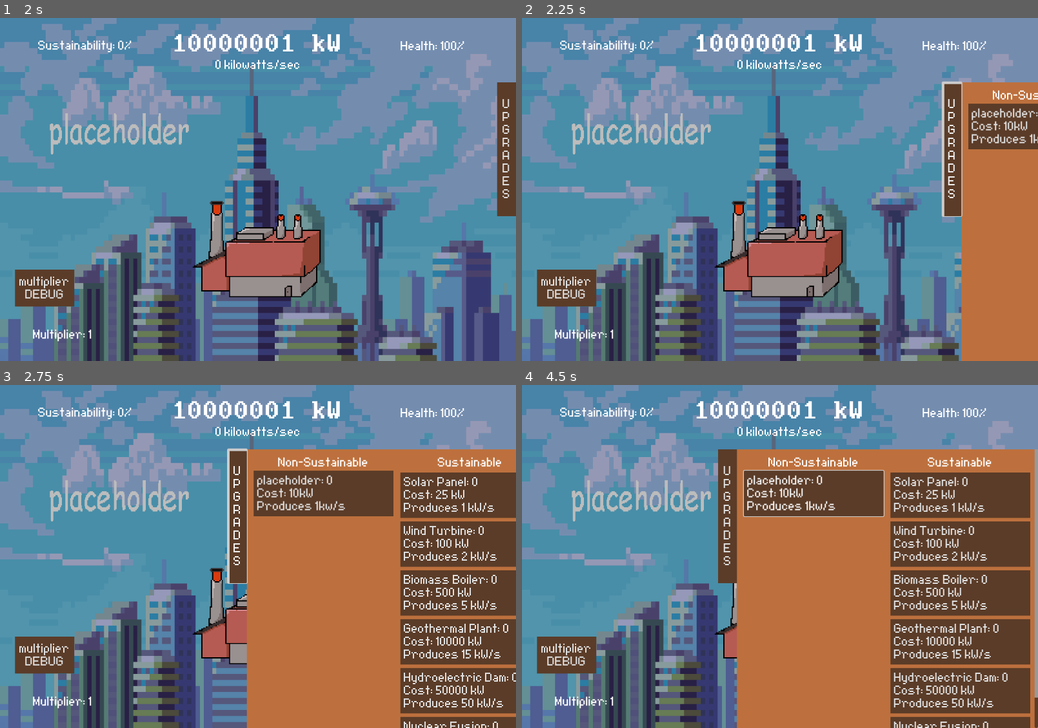
Above: before the commit, frames 1-4 (two rows, left to right).
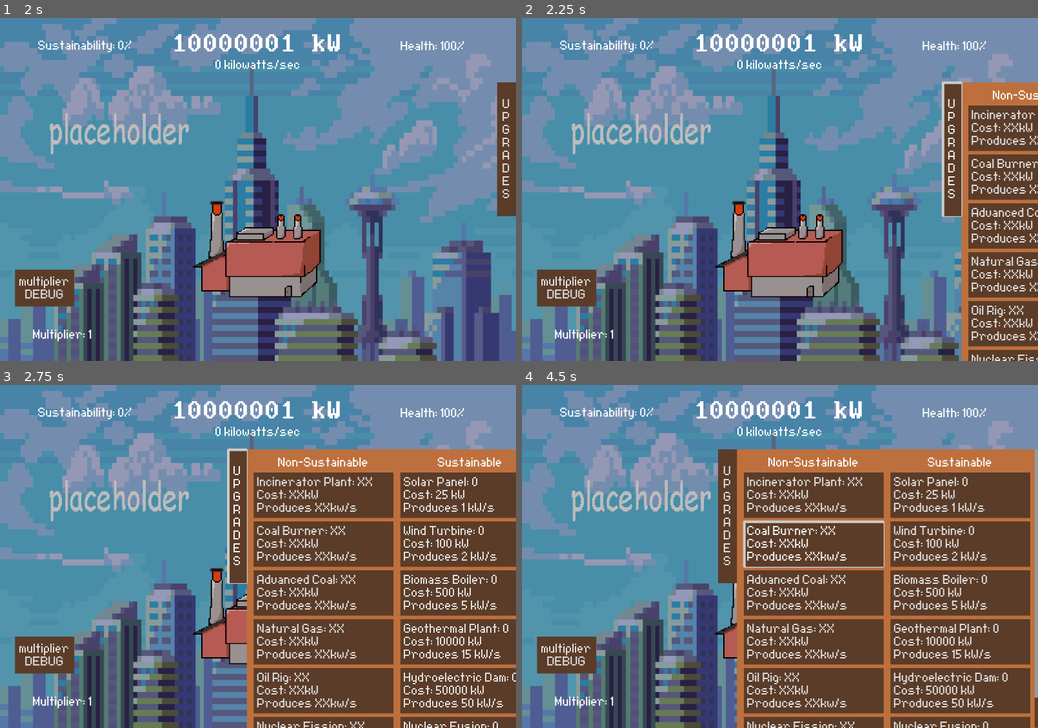
Above: after the commit, the same moments.

Repository: chu0029/SusGame
Game: Godot game, scene res://scenes/menu_start.tscn
The game is run twice, just before and just after one commit, with the same random seed, the same clock (stepped at 60 frames per second) and the same inputs.
Inputs (mouse positions are in pixels of both pictures, inside the frame that each line leads up to):
- Up to frame 1 (2 s): click "START?" at 0.5 s; click (258, 244) at 1.25 s
- Up to frame 2 (2.25 s): click "U P G R A D E S" at 2 s
- Up to frame 3 (2.75 s): no input
- Up to frame 4 (4.5 s): click (847, 494) at 2.75 s, where only the run before the commit has a clickable "placeholder: 0 Cost: 10kW Pro…"; click (816, 494) at 3.5 s, where only the run after the commit has a clickable "Incinerator Plant: XX Cost: X…"; click (816, 542) at 4.25 s, where only the run after the commit has a clickable "Coal Burner: XX Cost: XXkW Pr…"

Frame 1 is identical in both runs. In frame 2, 8.3% of the frame differs, in the area x 86-100%, y 24-100%; in frame 3, 16%; in frame 4, 17%, in the area x 42-71%, y 24-100%.

Commit message:
added more buttons

Diff:
--- a/scenes/gametest.tscn
+++ b/scenes/gametest.tscn
@@ -178,18 +178,54 @@
 
 [node name="nonsusvbox" type="VBoxContainer" parent="Panel/ScrollContainer/MarginContainer/HBoxContainer"]
 layout_mode = 2
+theme_override_constants/separation = 8
 
 [node name="Label" type="Label" parent="Panel/ScrollContainer/MarginContainer/HBoxContainer/nonsusvbox"]
 layout_mode = 2
 text = "Non-Sustainable"
 horizontal_alignment = 1
 
-[node name="Button" type="Button" parent="Panel/ScrollContainer/MarginContainer/HBoxContainer/nonsusvbox"]
-custom_minimum_size = Vector2(325, 100)
-layout_mode = 2
-text = "placeholder: 0
-Cost: 10kW
-Produces 1kw/s"
+[node name="incPlant" type="Button" parent="Panel/ScrollContainer/MarginContainer/HBoxContainer/nonsusvbox"]
+layout_mode = 2
+text = "Incinerator Plant: XX
+Cost: XXkW
+Produces XXkw/s"
+alignment = 0
+
+[node name="coal" type="Button" parent="Panel/ScrollContainer/MarginContainer/HBoxContainer/nonsusvbox"]
+custom_minimum_size = Vector2(325, 100)
+layout_mode = 2
+text = "Coal Burner: XX
+Cost: XXkW
+Produces XXkw/s"
+alignment = 0
+
+[node name="advCoal" type="Button" parent="Panel/ScrollContainer/MarginContainer/HBoxContainer/nonsusvbox"]
+layout_mode = 2
+text = "Advanced Coal: XX
+Cost: XXkW
+Produces XXkw/s"
+alignment = 0
+
+[node name="natGas" type="Button" parent="Panel/ScrollContainer/MarginContainer/HBoxContainer/nonsusvbox"]
+layout_mode = 2
+text = "Natural Gas: XX
+Cost: XXkW
+Produces XXkw/s"
+alignment = 0
+
+[node name="oilRig" type="Button" parent="Panel/ScrollContainer/MarginContainer/HBoxContainer/nonsusvbox"]
+layout_mode = 2
+text = "Oil Rig: XX
+Cost: XXkW
+Produces XXkw/s"
+alignment = 0
+
+[node name="nFission" type="Button" parent="Panel/ScrollContainer/MarginContainer/HBoxContainer/nonsusvbox"]
+layout_mode = 2
+text = "Nuclear Fission: XX
+Cost: XXkW
+Produces XXkw/s"
 alignment = 0
 
 [node name="susvbox" type="VBoxContainer" parent="Panel/ScrollContainer/MarginContainer/HBoxContainer"]
Not shown: 1 places in scenes/menu_start.tscn that only renumber resources
